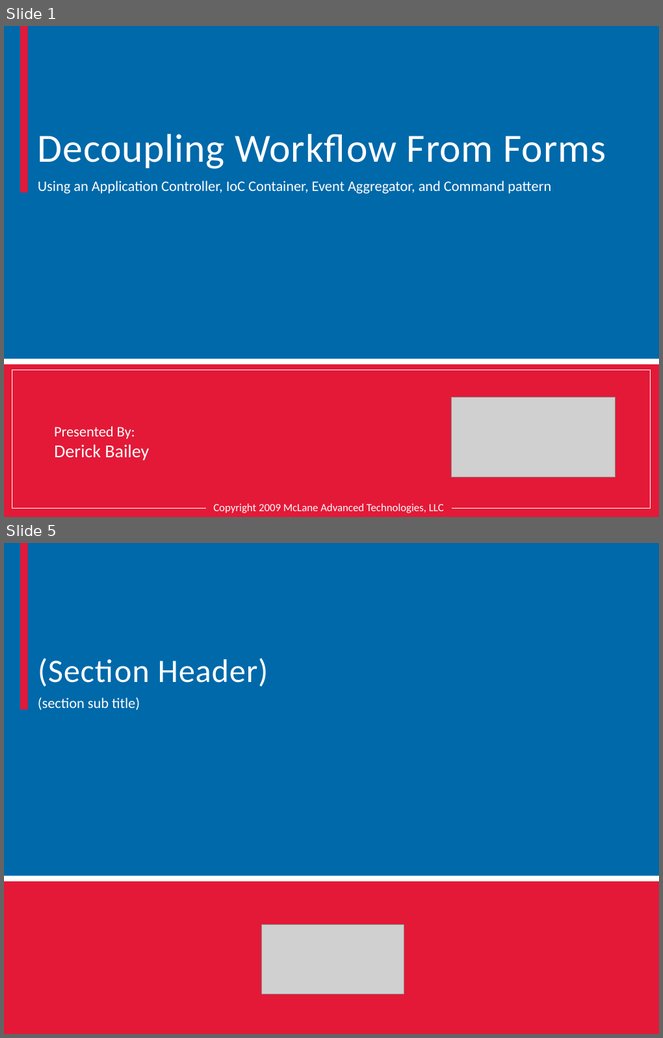
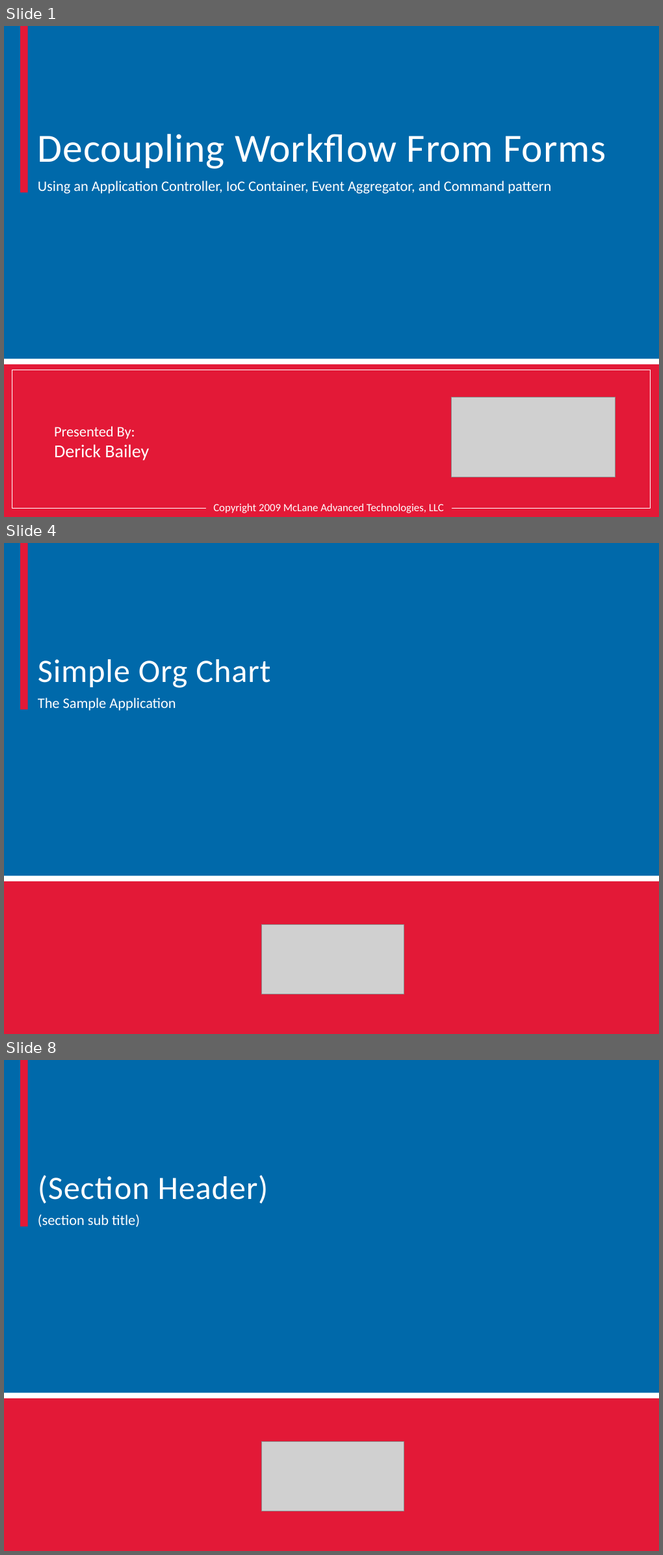
Before and after one commit to mxriverlynn/presentations-and-training, a slide deck: Decoupling Workflow With App Controler/Decoupling Workflow From Forms.pptx. Shown one above the other, each under a label of ours: slides 1 and 5 before the commit, slides 1, 4 and 8 after it; the slides between them are not shown. The pictures are 663x1038 and 663x1555 pixels, drawn with LibreOffice and Linux fonts; fonts in the diff are those of the drawing; grey boxes stand for pictures; background and template pictures are left out. Boxes give left, top, right and bottom in pixels: in the first picture for what was removed or moved away, otherwise in the second. Text is boxed around its words. In the diff, an @@ line names an element or a change of style, - is before the commit and + after.

```diff
--- a/Decoupling Workflow With App Controler/Decoupling Workflow From Forms.pptx
+++ b/Decoupling Workflow With App Controler/Decoupling Workflow From Forms.pptx
@@ slide 4 added at box(4, 543, 659, 1034), background #FFFFFF; not listed: 2 template elements that a slide beside it also shows @@
@@ rectangle added at box(4, 543, 659, 876), fill #0069AA @@
@@ rectangle added at box(20, 543, 27, 709), fill #E31937 @@
@@ text added at box(38, 659, 270, 688), 36 pt, text #FFFFFF @@
+Simple Org Chart
@@ text added at box(38, 698, 176, 711), 16 pt, text #FFFFFF @@
+The Sample Application
@@ rectangle added at box(4, 882, 659, 1034), fill #E31937 @@
@@ picture added at box(262, 925, 404, 995) @@
@@ what was slide 5 is now slide 8 @@
```
Also in this commit, not shown: 1 slide changed, 6 other slides added, 1 slide removed.
